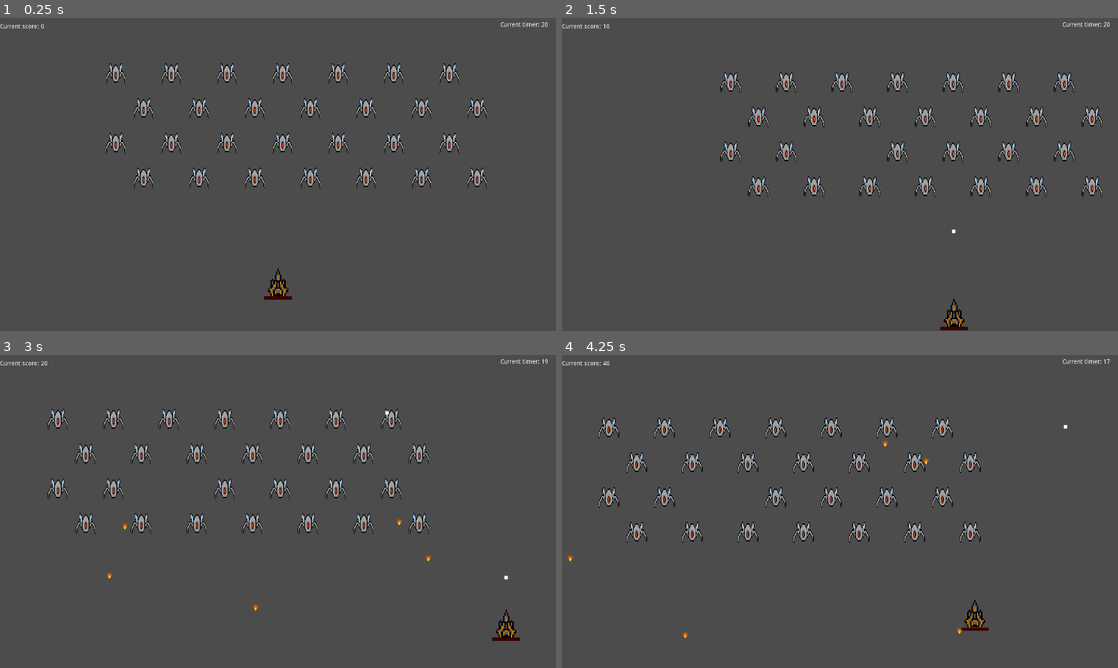
Above: before the commit, frames 1-4 (two rows, left to right).
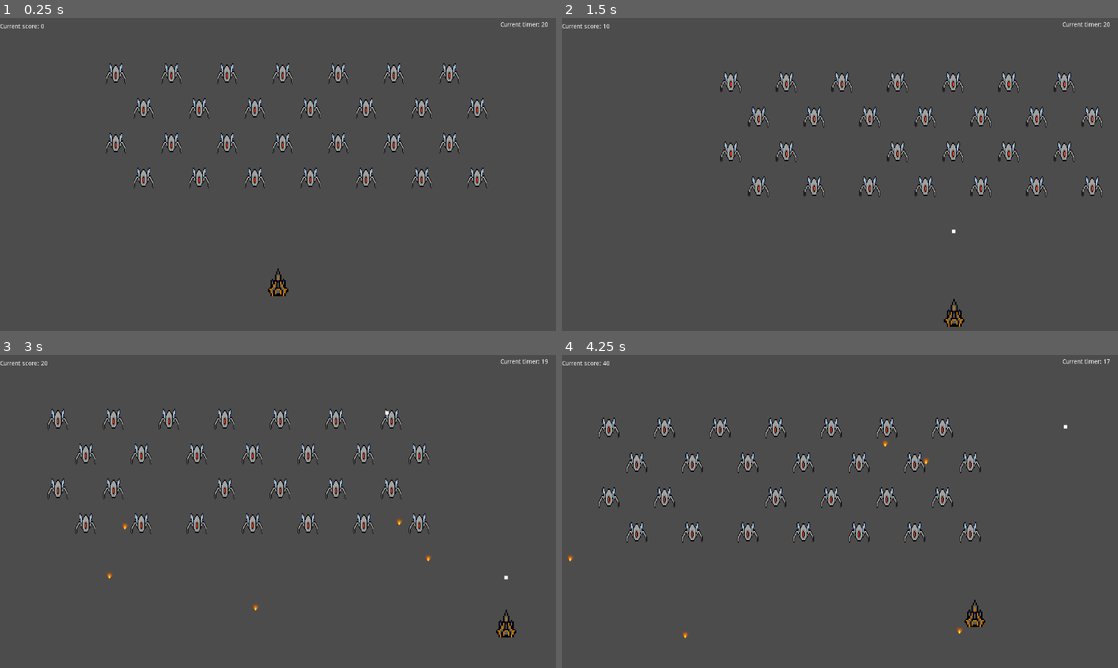
Above: after the commit, the same moments.

Repository: Glovania/Space-Invading
Game: Godot game, scene res://NewLevels/Level_2.tscn
The game is run twice, just before and just after one commit, with the same random seed, the same clock (stepped at 60 frames per second) and the same inputs. This scene is started directly instead of the project's main scene.
Inputs:
- Up to frame 1 (0.25 s): no input
- Up to frame 2 (1.5 s): hold Right (ui_right) 0.53-1.28 s; hold Space (fire) 0.53-1.28 s; hold Down (ui_down) from 1.28 s (still down); tap Space (fire) at 1.35 s
- Up to frame 3 (3 s): release Down (ui_down) at 2.03 s; hold Right (ui_right) 2.03-2.78 s; hold Space (fire) 2.03-2.78 s; hold Up (ui_up) from 2.78 s (still down); tap Space (fire) at 2.85 s
- Up to frame 4 (4.25 s): release Up (ui_up) at 3.53 s; hold Left (ui_left) from 3.53 s (still down); hold Space (fire) from 3.53 s (still down)

The runs differ from the first frame. In frame 1, less than 0.1% of the frame differs, in the area x 47-53%, y 88-90%; in frame 2, less than 0.1%; in frame 3, less than 0.1%; in frame 4, less than 0.1%.

Commit message:
🐞 fix: In "Player.gd" file
- Fixing bug when Player still get instant kill after 1 hit shot from the enemies.

Diff:
--- a/Bullet-Enemy/Bullet-Enemy.gd
+++ b/Bullet-Enemy/Bullet-Enemy.gd
@@ -21,6 +21,5 @@
 
 			if "Player" in collidedObject.collider.name:
 				collidedObject.collider.reduceHealth()
-				get_tree().change_scene("res://MainGame/LoseScene.tscn")
 			else:
 				print("Enemy Bullet: ", GlobalVariables.enemyBulletInstanceCount)
--- a/Player/Player.gd
+++ b/Player/Player.gd
@@ -1,17 +1,15 @@
 extends KinematicBody2D
 
 var health = 5
-var movement_speed = 350
+export (int) var movement_speed: int = 350
 var bulletSource = preload("res://Bullet/Bullet.tscn")
 
 func _ready():
-
 	set_process(true)
 	set_physics_process(true)
 
 
 func _physics_process(delta):
-
 	playerMovement(delta)
 
 
@@ -42,10 +40,6 @@
 			if position.y > 600:
 				move_and_collide(Vector2(0, -movement_speed * delta))
 
-#func update_heath():
-#	var health_bar = $HealthBar
-#	health_bar.value = health
-#	health_bar.visible = false
 
 func reduceHealth():
 	health -= 1
--- a/Player/Player.tscn
+++ b/Player/Player.tscn
@@ -31,7 +31,7 @@
 
 [node name="PlayerArea" type="Area2D" parent="."]
 
-[node name="CollisionShape2D" type="CollisionShape2D" parent="PlayerArea"]
+[node name="PlayerHitBox" type="CollisionShape2D" parent="PlayerArea"]
 position = Vector2( 0, 16 )
 shape = SubResource( 3 )
 
@@ -49,12 +49,3 @@
 [node name="HitArea" type="CollisionShape2D" parent="."]
 position = Vector2( 0, 16 )
 shape = SubResource( 2 )
-
-[node name="HealthBar" type="ProgressBar" parent="."]
-modulate = Color( 1, 0, 0, 1 )
-margin_left = -32.0
-margin_top = 32.0
-margin_right = 608.0
-margin_bottom = 112.0
-rect_scale = Vector2( 0.1, 0.1 )
-percent_visible = false
Binary file removed: UI/Health.png
Not shown, removed: UI/Health.png.import
Binary file removed: UI/healthbar_border.png
Not shown, removed: UI/healthbar_border.png.import
Binary file removed: UI/healthbar_empty.png
Not shown, removed: UI/healthbar_empty.png.import
Binary file removed: UI/healthbar_full.png
Not shown, removed: UI/healthbar_full.png.import
